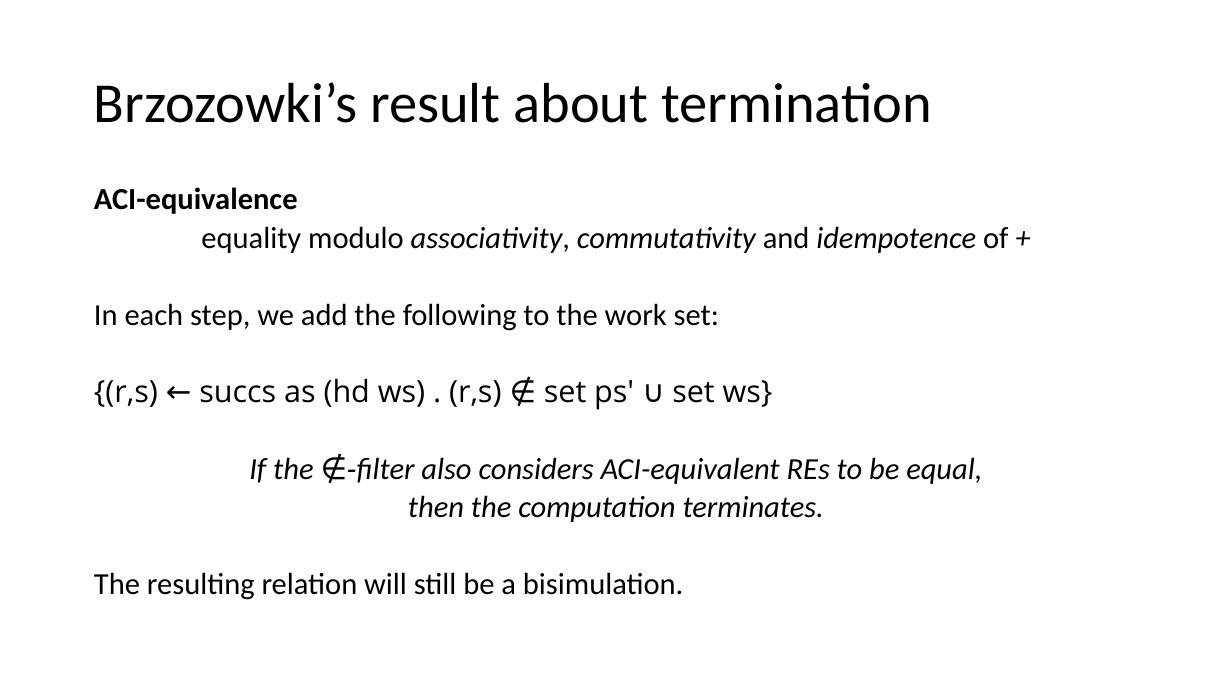
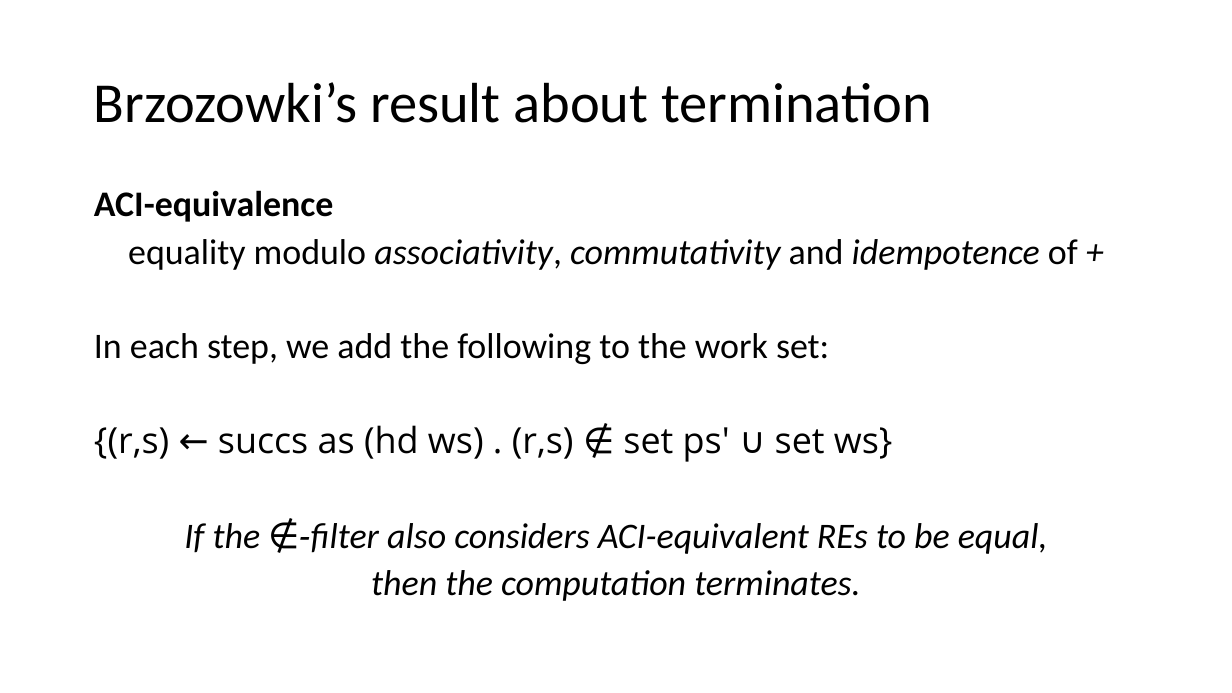
Before and after one commit to Helli/fds_seminar, a slide deck: slide 17 of slides.pptx. Drawn at 1232x693 pixels with LibreOffice and Linux fonts; fonts in the diff are those of the drawing. Boxes give left, top, right and bottom in pixels: in the first picture for what was removed or moved away, otherwise in the second. Text is boxed around its words. In the diff, an @@ line names an element or a change of style, - is before the commit and + after.

```diff
--- a/slides.pptx
+++ b/slides.pptx
@@ text "ACI-equivalence" at (94,190,1078,601): size 23.8 to 28 pt; line spacing 0.7 to 0.8 @@
@@ text at (94,572,683,600): paragraph removed @@
-The resulting relation will still be a bisimulation.
```
Also in this commit, not shown: 1 other slide changed.
